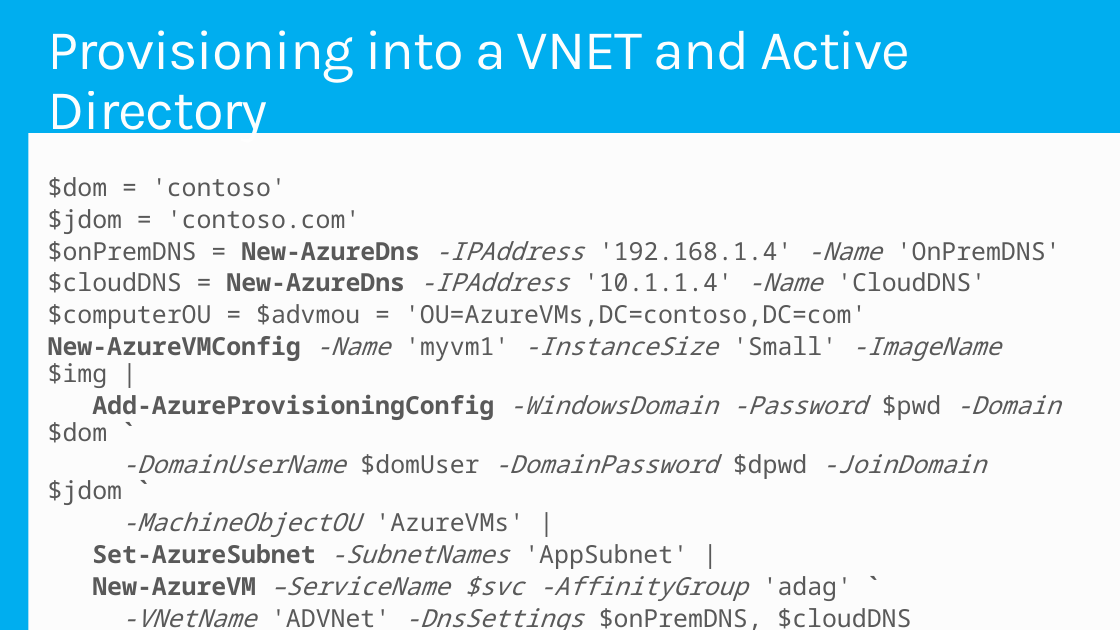
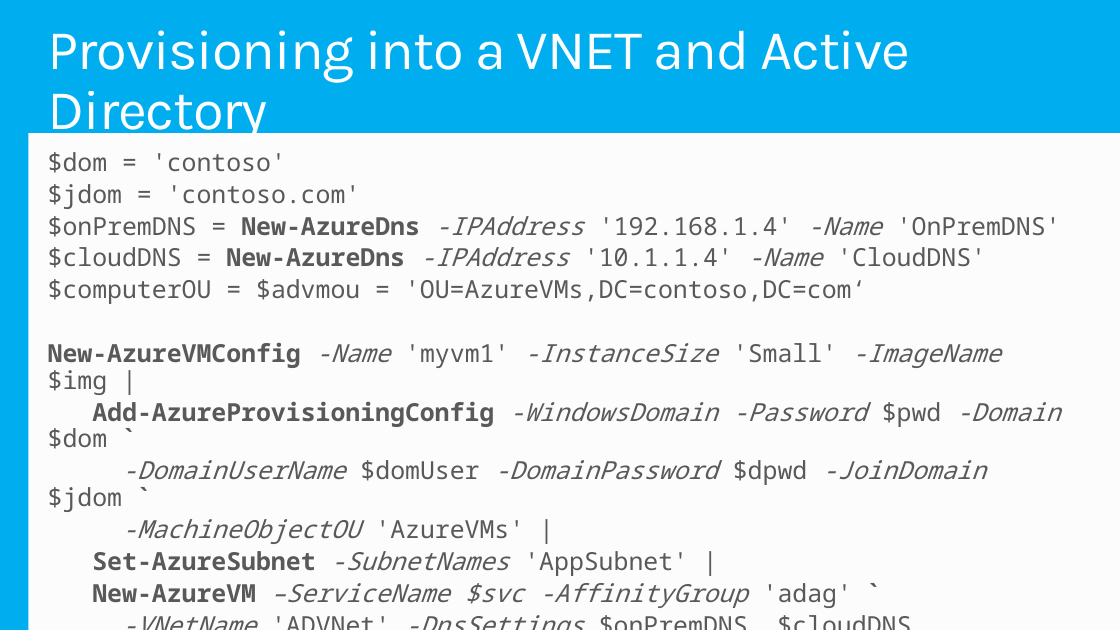
Before and after one commit to mwasham/WATK-Presentations, a slide deck: slide 19 of ManagingVMsPowerShell/ManagingIaaS-PowerShell.pptx (slide 18 before the commit). Drawn at 1120x630 pixels with LibreOffice and Linux fonts; fonts in the diff are those of the drawing. Boxes give left, top, right and bottom in pixels: in the first picture for what was removed or moved away, otherwise in the second. Text is boxed around its words. In the diff, an @@ line names an element or a change of style, - is before the commit and + after.

```diff
--- a/ManagingVMsPowerShell/ManagingIaaS-PowerShell.pptx
+++ b/ManagingVMsPowerShell/ManagingIaaS-PowerShell.pptx
@@ text "$dom = 'contoso'": place and size @@
-text "$dom = 'contoso'" at <box>48,177,1061,630</box>
+text "$dom = 'contoso'" at <box>48,152,1061,608</box>
@@ text at <box>48,279,867,304</box>: text changed @@
-$computerOU = $advmou = 'OU=AzureVMs,DC=contoso,DC=com'
+$computerOU = $advmou = 'OU=AzureVMs,DC=contoso,DC=com‘
```
Also in this commit, not shown: 6 other slides changed, 2 slides added.
